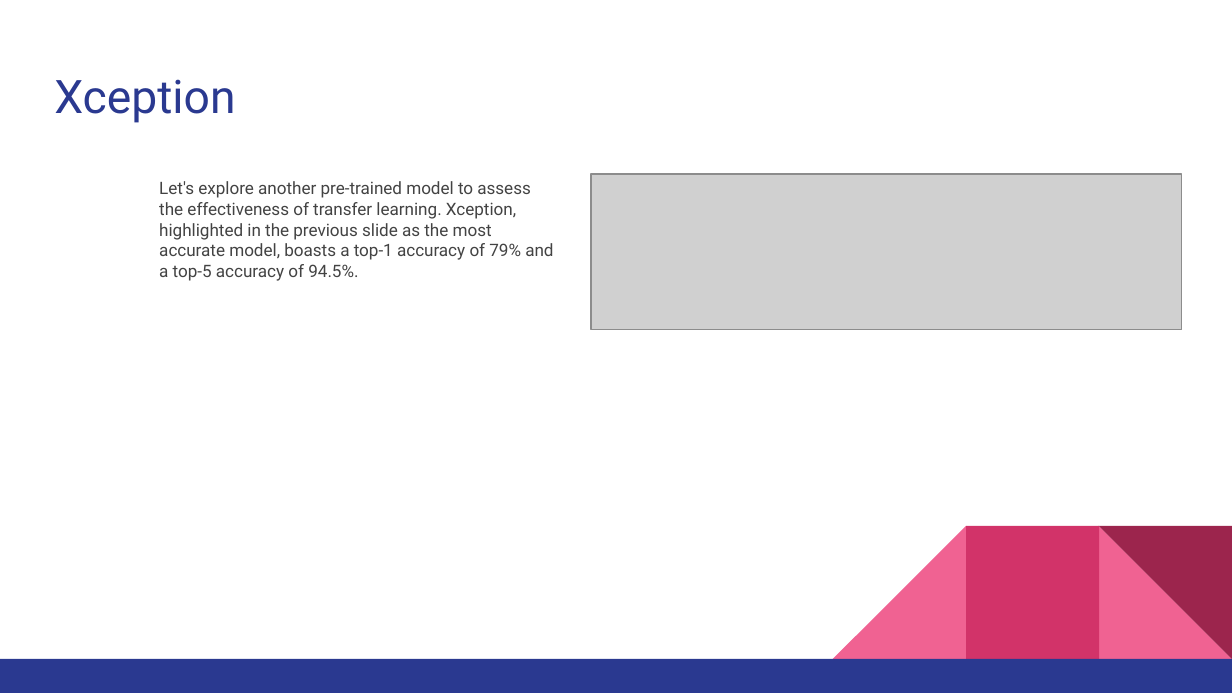
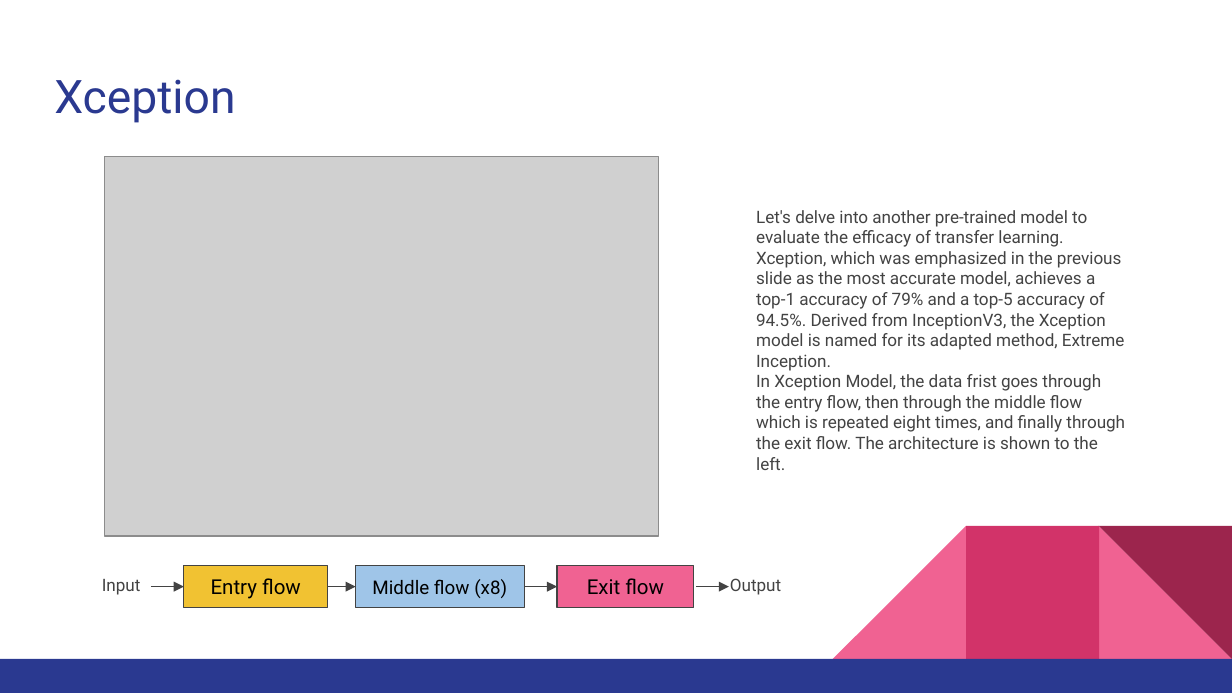
Before and after one commit to r95222023/IBM-Machine-Learning-Professional-Certificate, a slide deck: slide 16 of Deep Learning and Reinforcement Learning/Deep Learning Project_ Urban Area Detection System.pptx (slide 13 before the commit). Drawn at 1232x693 pixels with LibreOffice and Linux fonts; fonts in the diff are those of the drawing; grey boxes stand for pictures. Boxes give left, top, right and bottom in pixels: in the first picture for what was removed or moved away, otherwise in the second. Text is boxed around its words. In the diff, an @@ line names an element or a change of style, - is before the commit and + after.

Commit message:
update deep learning project

```diff
--- a/Deep Learning and Reinforcement Learning/Deep Learning Project_ Urban Area Detection System.pptx
+++ b/Deep Learning and Reinforcement Learning/Deep Learning Project_ Urban Area Detection System.pptx
@@ picture added at <box>105,156,659,536</box> @@
@@ picture removed at <box>591,174,1183,330</box> @@
@@ text removed at <box>159,181,553,281</box> @@
-Let's explore another pre-trained model to assess the effectiveness of transfer learning. Xception, highlighted in the previous slide as the most accurate model, boasts a top-1 accuracy of 79% and a top-5 accuracy of 94.5%.
@@ text added at <box>756,210,1125,470</box>, 10 pt, text #434343 @@
+Let's delve into another pre-trained model to evaluate the efficacy of transfer learning. Xception, which was emphasized in the previous slide as the most accurate model, achieves a top-1 accuracy of 79% and a top-5 accuracy of 94.5%. Derived from InceptionV3, the Xception model is named for its adapted method, Extreme Inception.
+In Xception Model, the data frist goes through the entry flow, then through the middle flow which is repeated eight times, and finally through the exit flow. The architecture is shown to the left.
@@ rectangle added at <box>184,565,328,607</box>, fill #F1C232, outline #434343 0.75 pt, 12 pt, text #000000 @@
+Entry flow
@@ rectangle added at <box>356,565,525,607</box>, fill #9FC5E8, outline #434343 0.75 pt, 11 pt, text #000000 @@
+Middle flow (x8)
@@ rectangle added at <box>557,565,694,607</box>, fill #F06292, outline #434343 0.75 pt, 12 pt, text #000000 @@
+Exit flow
@@ text added at <box>102,579,141,595</box>, 10 pt, text #434343 @@
+Input
@@ arrow added from (152, 586) to (184, 586), #434343 0.75 pt @@
@@ arrow added from (328, 586) to (356, 586), #434343 0.75 pt @@
@@ arrow added from (525, 586) to (557, 586), #434343 0.75 pt @@
@@ arrow added from (696, 586) to (729, 586), #434343 0.75 pt @@
@@ text added at <box>730,578,781,595</box>, 10 pt, text #434343 @@
+Output
```
Also in this commit, not shown: 1 other slide changed, 4 slides added, 1 other file.
